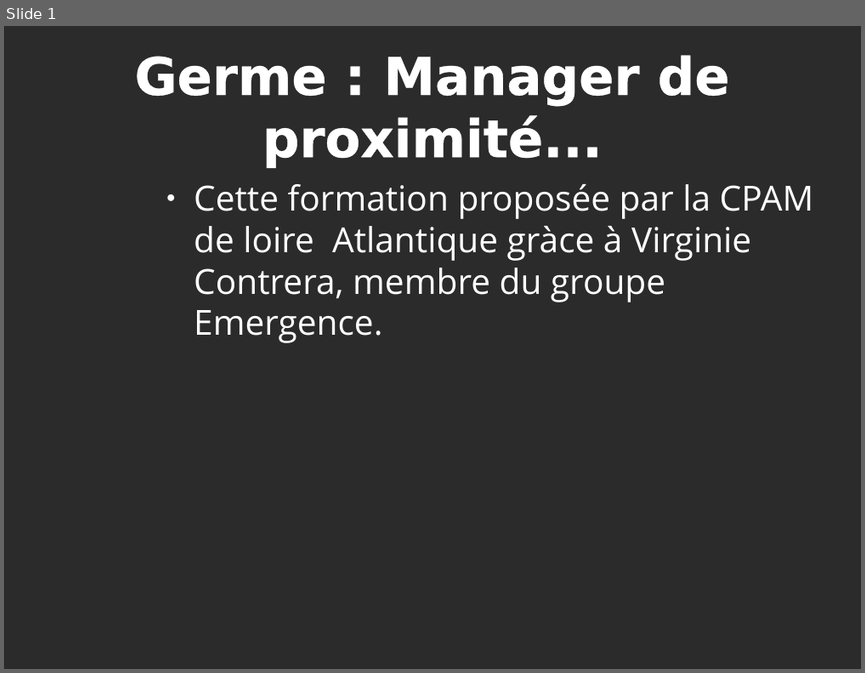
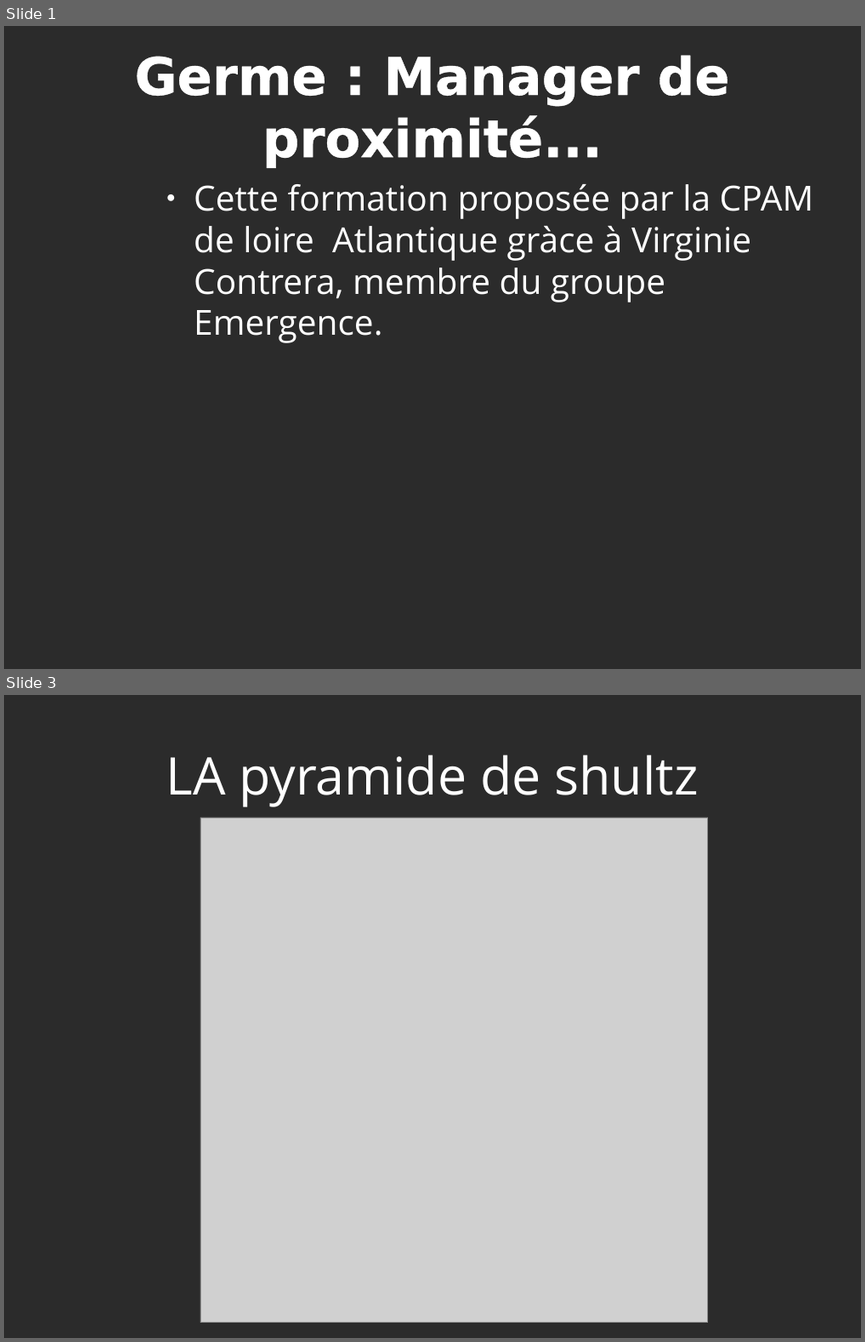
Before and after one commit to heylve/documents, a slide deck: germe/germe_formation.odp. Shown one above the other, each under a label of ours: slide 1 before the commit, slides 1 and 3 after it; the slides between them are not shown. The pictures are 865x673 and 865x1342 pixels, drawn with LibreOffice and Linux fonts; fonts in the diff are those of the drawing; grey boxes stand for pictures; background and template pictures are left out; a plain dark background stands for a picture behind light text. Boxes give left, top, right and bottom in pixels: in the first picture for what was removed or moved away, otherwise in the second. Text is boxed around its words. In the diff, an @@ line names an element or a change of style, - is before the commit and + after.

```diff
--- a/germe/germe_formation.odp
+++ b/germe/germe_formation.odp
@@ slide 3 added at bbox=[4, 695, 861, 1338], background picture (left out) @@
@@ title added at bbox=[166, 755, 698, 807], 48 pt, text #FFFFFF @@
+LA pyramide de shultz
@@ picture added at bbox=[200, 817, 709, 1322] @@
```
Also in this commit, not shown: 1 slide changed, 2 other slides added.
